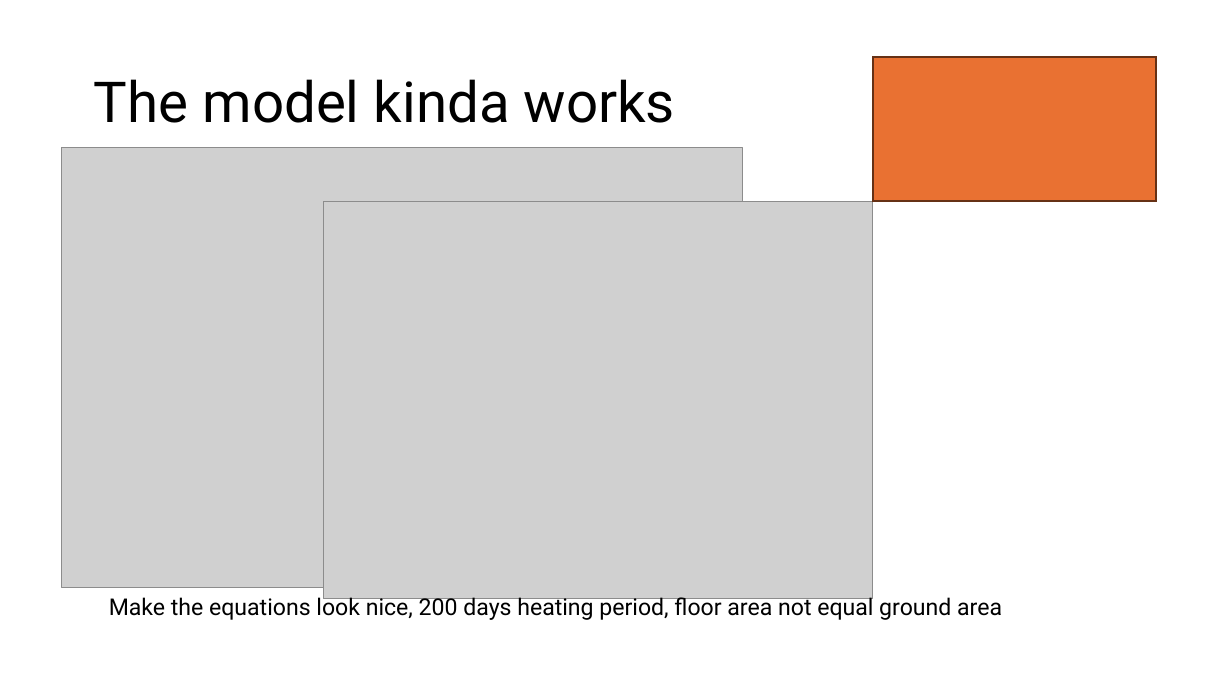
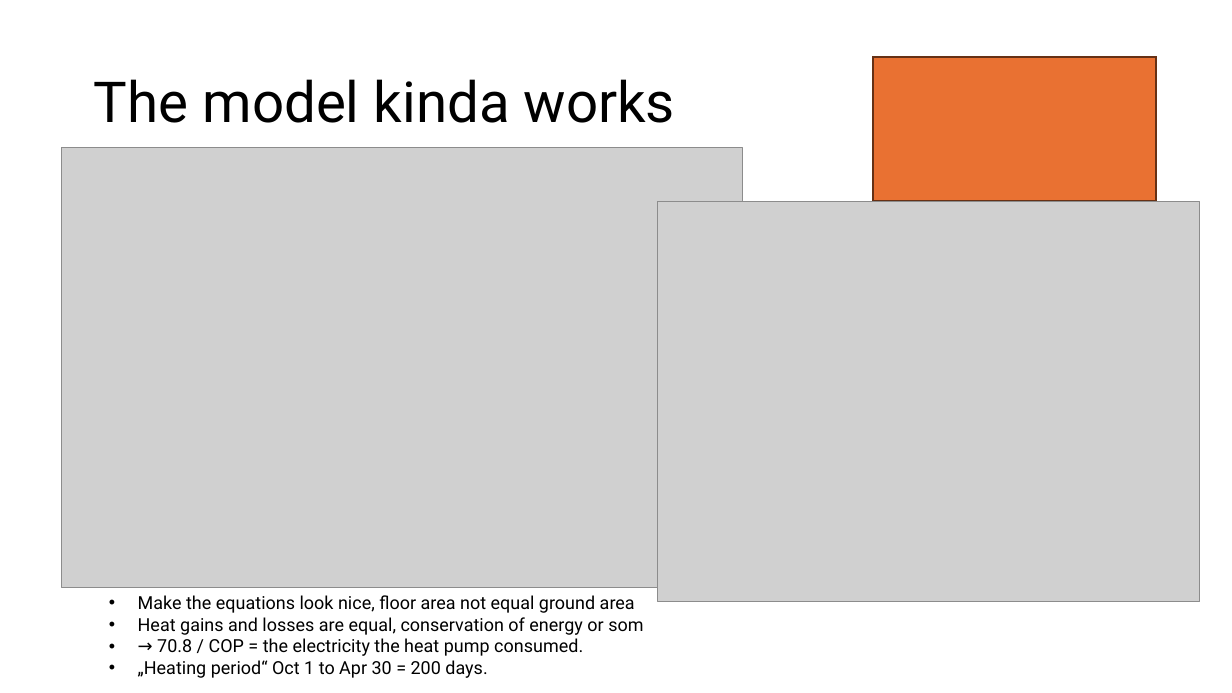
Before and after one commit to eyjomoin/Modeling-buildings-and-their-heating-systems, a slide deck: slide 21 of presentation/heat.pptx. Drawn at 1232x693 pixels with LibreOffice and Linux fonts; fonts in the diff are those of the drawing; grey boxes stand for pictures. Boxes give left, top, right and bottom in pixels: in the first picture for what was removed or moved away, otherwise in the second. Text is boxed around its words. In the diff, an @@ line names an element or a change of style, - is before the commit and + after.

Commit message:
10° Ground Temp

```diff
--- a/presentation/heat.pptx
+++ b/presentation/heat.pptx
@@ picture removed at [323, 201, 873, 599] @@
@@ picture added at [658, 201, 1200, 602] @@
@@ text at [138, 595, 643, 678]: text changed; size 18 to 14 pt @@
-Make the equations look nice, 200 days heating period, floor area not equal ground area
+• Make the equations look nice, floor area not equal ground area
+• Heat gains and losses are equal, conservation of energy or som
+• → 70.8 / COP = the electricity the heat pump consumed.
+• „Heating period“ Oct 1 to Apr 30 = 200 days.
```
Also in this commit, not shown: 2 other slides changed, 8 other files.
